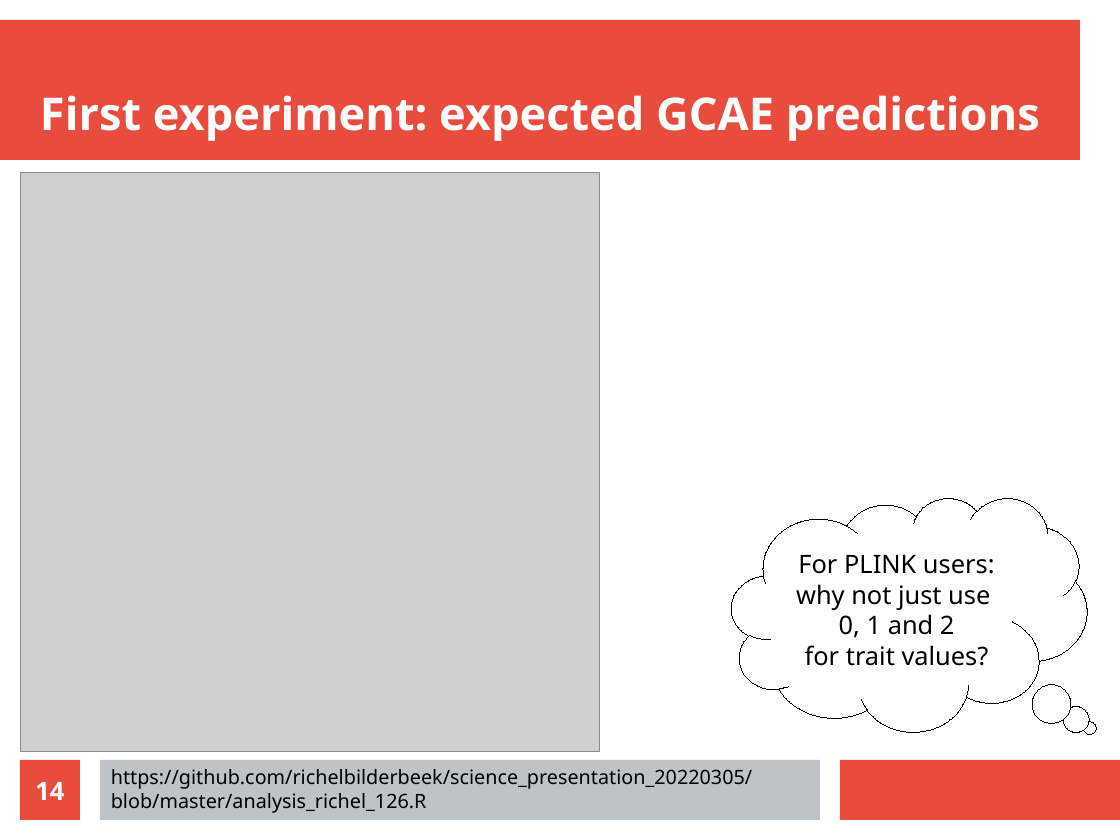
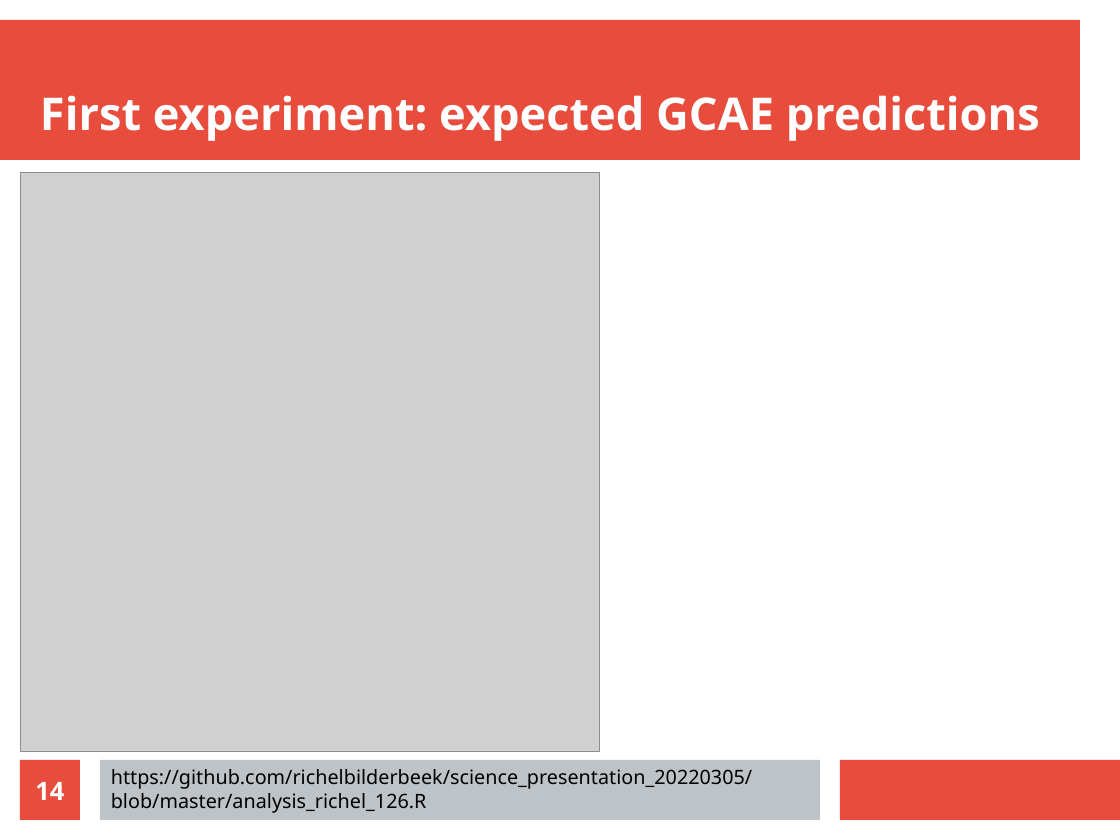
Before and after one commit to richelbilderbeek/science_presentation_20220305, a slide deck: slide 14 of science_presentation_20220305.odp. Drawn at 1120x840 pixels with LibreOffice and Linux fonts; fonts in the diff are those of the drawing; grey boxes stand for pictures. Boxes give left, top, right and bottom in pixels: in the first picture for what was removed or moved away, otherwise in the second. Text is boxed around its words. In the diff, an @@ line names an element or a change of style, - is before the commit and + after.

```diff
--- a/science_presentation_20220305.odp
+++ b/science_presentation_20220305.odp
@@ thought cloud removed at (732, 498, 1087, 732) @@
-For PLINK users:
-why not just use
-0, 1 and 2
-for trait values?
```
Also in this commit, not shown: 9 other slides changed, 13 slides added, 2 slides removed, 6 other files.
